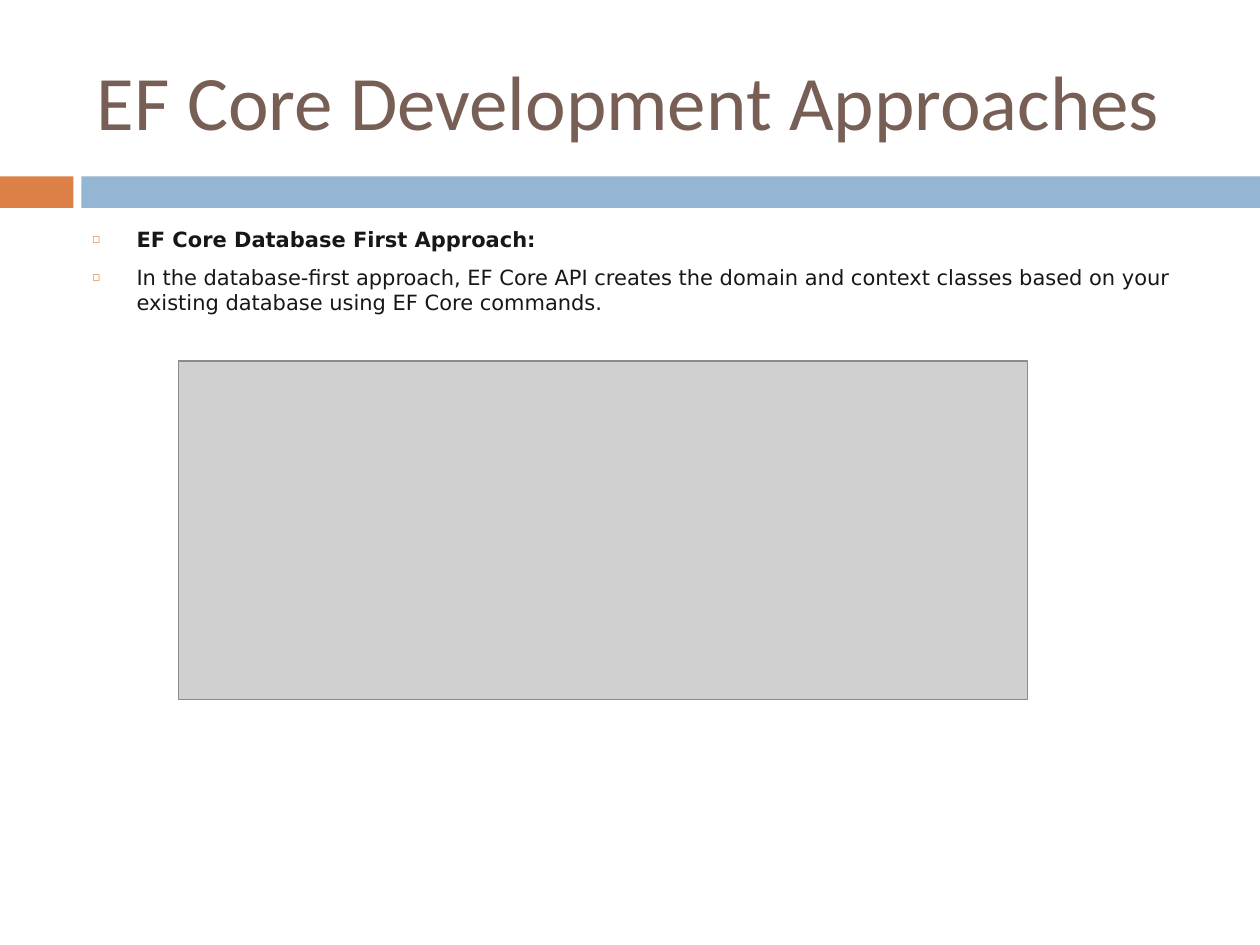
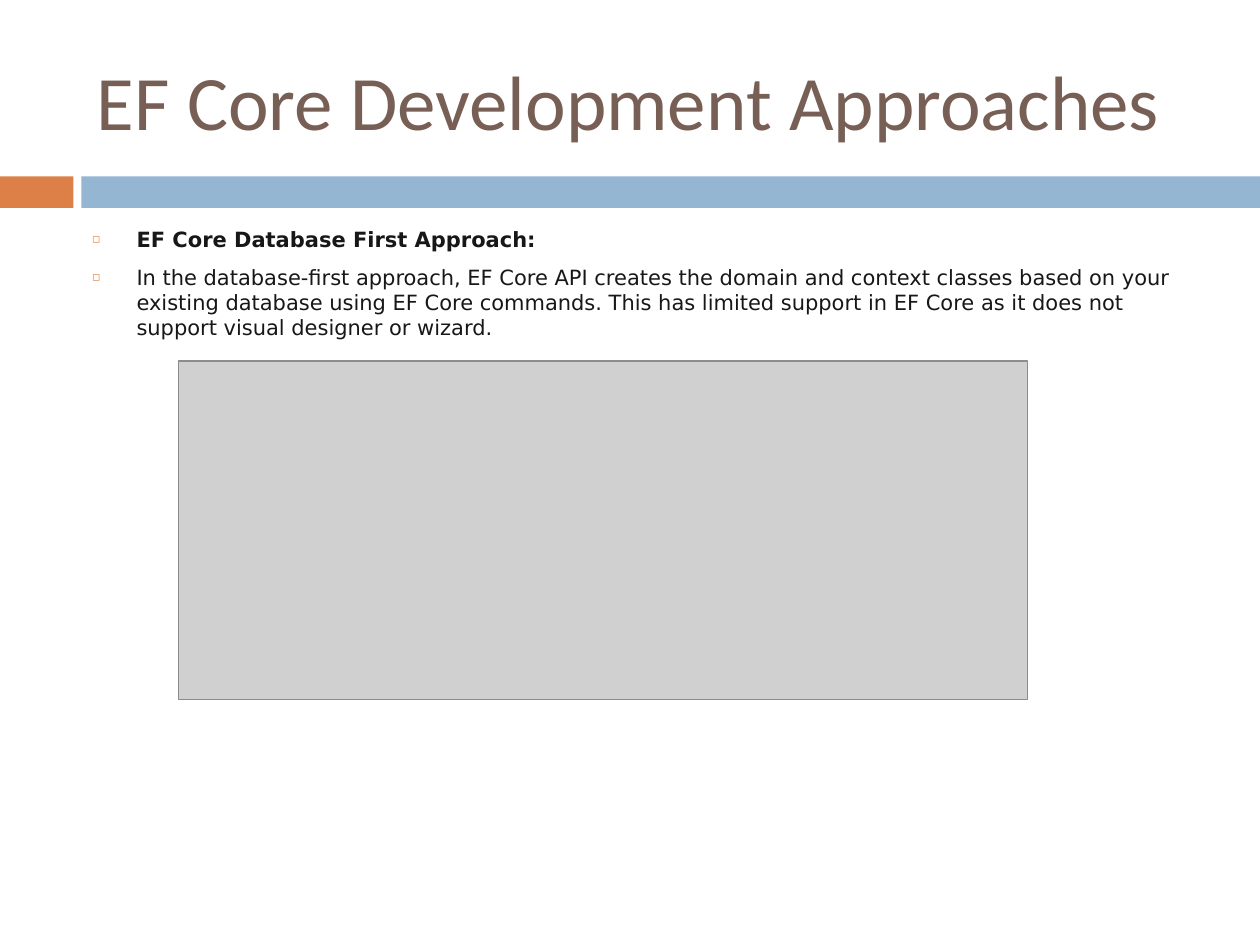
Before and after one commit to ADMDOTNETANGULAR/adm-dotnet-angular, a slide deck: slide 6 of Week-5/EnityFramework_Core.pptx. Drawn at 1260x945 pixels with LibreOffice and Linux fonts; fonts in the diff are those of the drawing; grey boxes stand for pictures. Boxes give left, top, right and bottom in pixels: in the first picture for what was removed or moved away, otherwise in the second. Text is boxed around its words. In the diff, an @@ line names an element or a change of style, - is before the commit and + after.

```diff
--- a/Week-5/EnityFramework_Core.pptx
+++ b/Week-5/EnityFramework_Core.pptx
@@ text at <box>137,269,1169,340</box>: text changed @@
-◻ In the database-first approach, EF Core API creates the domain and context classes based on your existing database using EF Core commands.
+◻ In the database-first approach, EF Core API creates the domain and context classes based on your existing database using EF Core commands. This has limited support in EF Core as it does not support visual designer or wizard.
```
Also in this commit, not shown: 7 other slides changed, 7 slides added, 10 other files.
